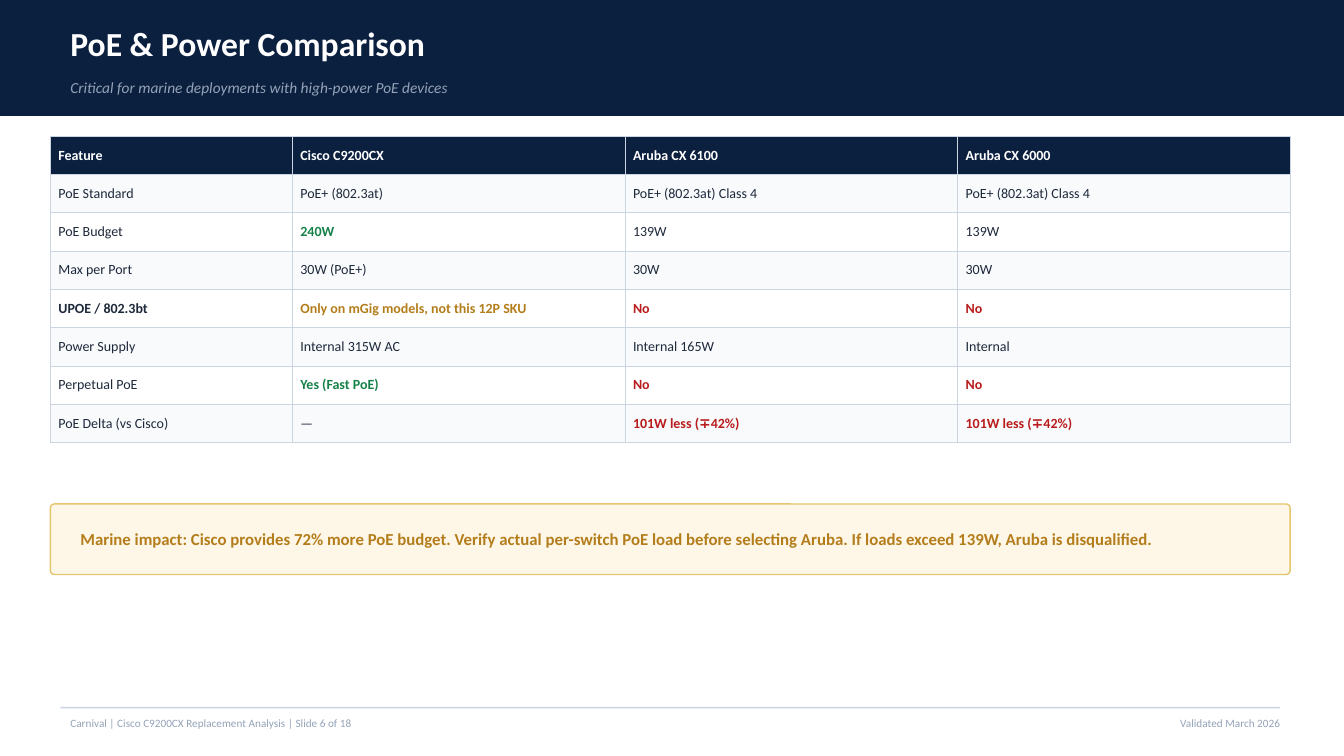
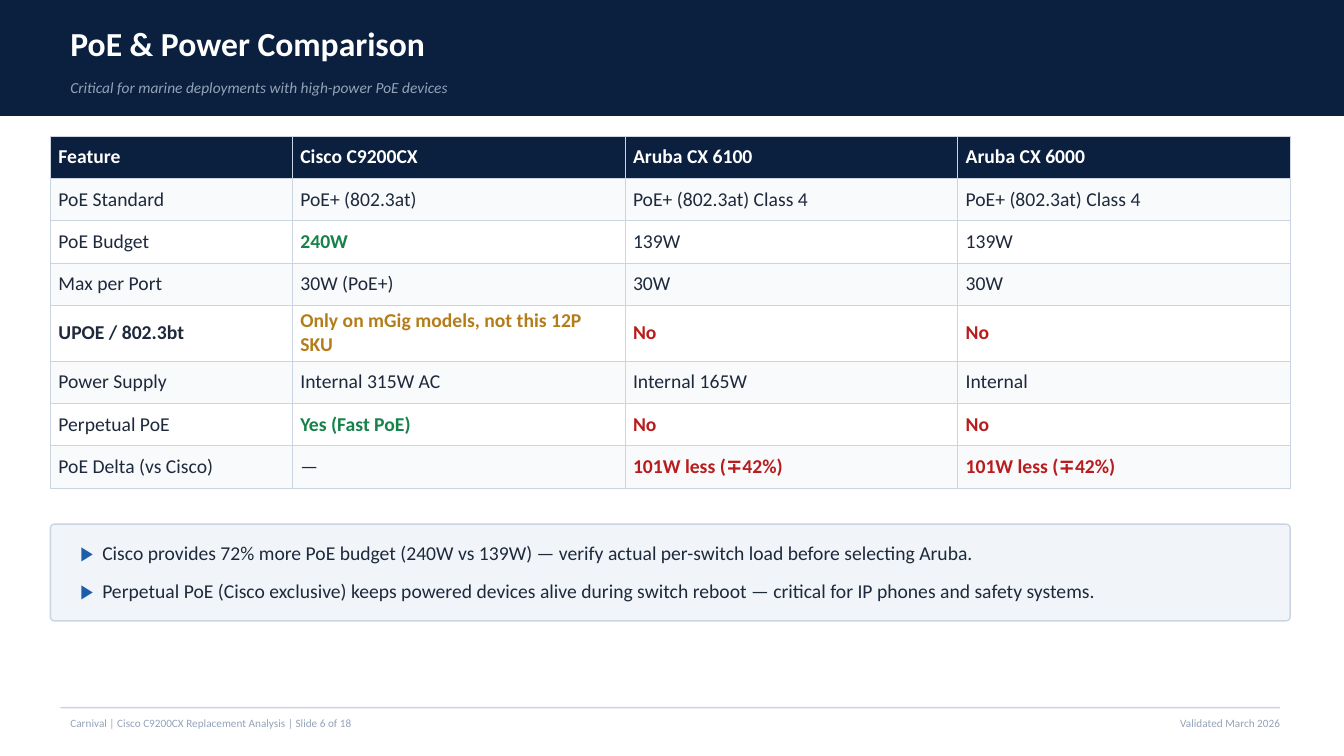
Before and after one commit to 91ped24-sketch/Comparaciones, a slide deck: slide 6 of Cisco_C9200CX_Replacement_Analysis_Validated.pptx. Drawn at 1344x756 pixels with LibreOffice and Linux fonts; fonts in the diff are those of the drawing. Boxes give left, top, right and bottom in pixels: in the first picture for what was removed or moved away, otherwise in the second. Text is boxed around its words. In the diff, an @@ line names an element or a change of style, - is before the commit and + after.

Commit message:
Font size modification

```diff
--- a/Cisco_C9200CX_Replacement_Analysis_Validated.pptx
+++ b/Cisco_C9200CX_Replacement_Analysis_Validated.pptx
@@ table at bbox=[50, 136, 1291, 480] @@
@@ size 10 to 14 pt @@
@@ rounded rectangle: place and size @@
-rounded rectangle at bbox=[50, 504, 1291, 575]
+rounded rectangle at bbox=[50, 524, 1291, 621]
@@ rounded rectangle at bbox=[50, 524, 1291, 621]: fill #FEF7E8 to #F1F5F9; outline #E5C66D 1 pt to #CBD5E1 1 pt; proportions changed @@
@@ text at bbox=[102, 546, 972, 564]: text changed; size 12 to 14 pt; text colour #B47D1B to #1E293B; bold off @@
-Marine impact: Cisco provides 72% more PoE budget. Verify actual per-switch PoE load before selecting Aruba. If loads exceed 139W, Aruba is disqualified.
+▶ Cisco provides 72% more PoE budget (240W vs 139W) — verify actual per-switch load before selecting Aruba.
@@ text added at bbox=[102, 584, 1095, 602], 14 pt, text #1E293B @@
+▶ Perpetual PoE (Cisco exclusive) keeps powered devices alive during switch reboot — critical for IP phones and safety systems.
```
Also in this commit, not shown: 16 other slides changed.
